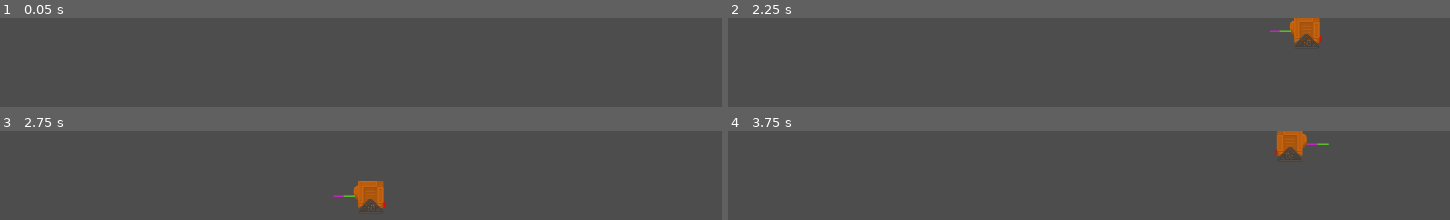
Above: before the commit, frames 1-4 (two rows, left to right).
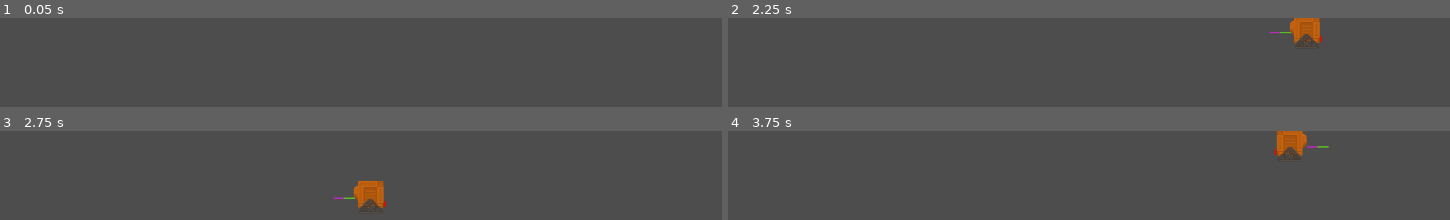
Above: after the commit, the same moments.

Repository: ebeardy/GMTK2024
Game: Godot game, scene res://warehouse.tscn
The game is run twice, just before and just after one commit, with the same random seed, the same clock (stepped at 60 frames per second) and the same inputs.
Inputs:
- Up to frame 1 (0.05 s): no input
- Up to frame 2 (2.25 s): tap Enter (ui_accept) at 0.5, 0.77, 1.52, 2 s; hold D (ui_right) 0.53-2.03 s; hold A (ui_left) from 2.03 s (still down)
- Up to frame 3 (2.75 s): keep holding A (ui_left)
- Up to frame 4 (3.75 s): release A (ui_left) at 2.78 s; hold D (ui_right) from 2.78 s (still down); tap Enter (ui_accept) at 3.02, 3.5 s

Frame 1 is identical in both runs. In frame 2, 0.1% of the frame differs, in the area x 74-78%, y 13-17%; in frame 3, 0.1%; in frame 4, 0.1%, in the area x 80-84%, y 13-20%.

Commit message:
bar now has upper and lower limit

Diff:
--- a/forklift_bar.gd
+++ b/forklift_bar.gd
@@ -3,9 +3,25 @@
 
 var SPEED = 300.0
 var accel = Vector2.ZERO
+var amplitude = 50
+var center_y = 0
+var bottom_y = 10
+var direction = 1
+
+@onready var tween = $Tween
+func _ready():
+	center_y = position.y
 
 func _process(delta):
 	velocity = Vector2.ZERO
+	position.y += direction * delta
+
+	if position.y > center_y + bottom_y:
+		position.y = center_y + bottom_y
+		direction = -1
+	elif position.y < center_y - amplitude:
+		position.y = center_y - amplitude
+		direction = 1
 
 	if Input.is_action_pressed("move_up"):
 		velocity.y -= 1
